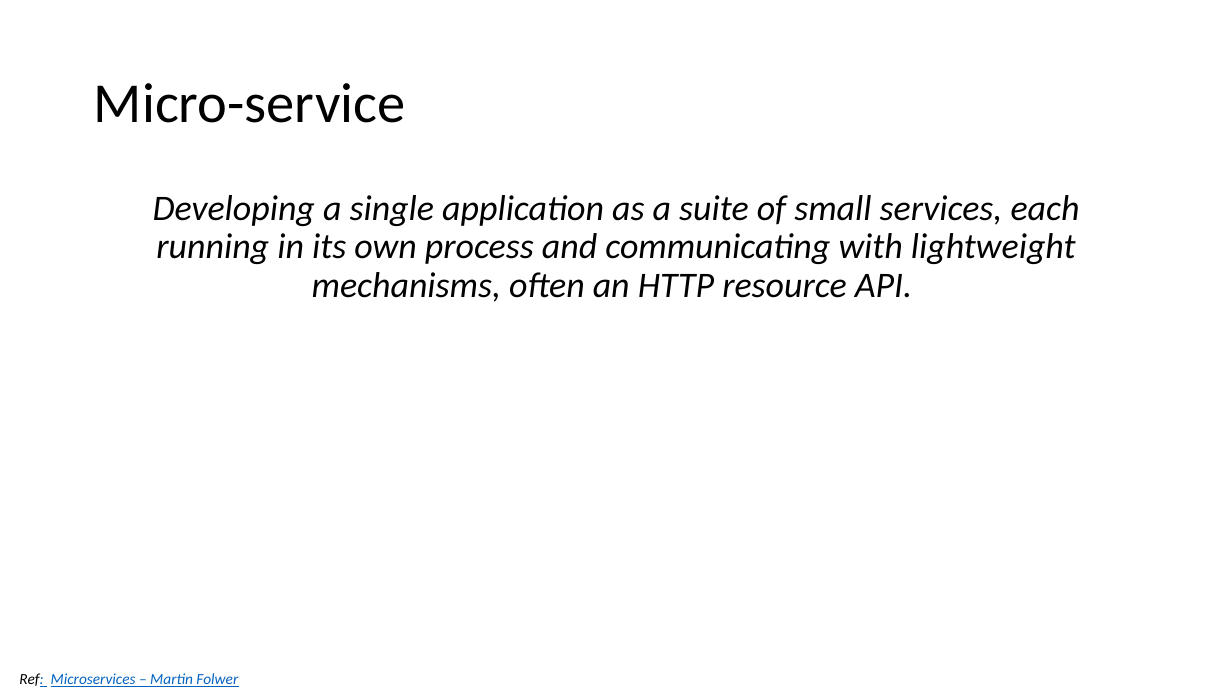
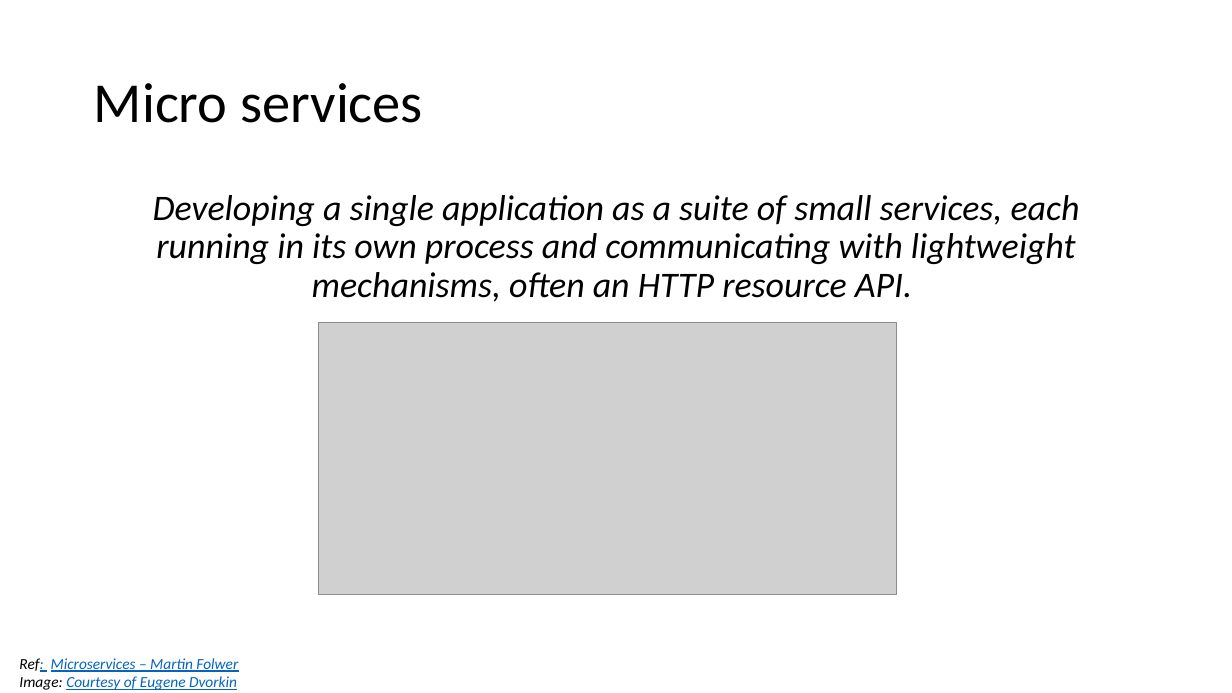
Before and after one commit to batchu/spring-boot-ujug, a slide deck: slide 11 of Spring Boot.pptx (slide 12 before the commit). Drawn at 1232x693 pixels with LibreOffice and Linux fonts; fonts in the diff are those of the drawing; grey boxes stand for pictures. Boxes give left, top, right and bottom in pixels: in the first picture for what was removed or moved away, otherwise in the second. Text is boxed around its words. In the diff, an @@ line names an element or a change of style, - is before the commit and + after.

Commit message:
Working on Microservices

```diff
--- a/Spring Boot.pptx
+++ b/Spring Boot.pptx
@@ title at (94, 83, 423, 123): text changed @@
-Micro-service
+Micro services
@@ picture added at (319, 323, 897, 594) @@
@@ text "Ref: Microservices – Martin Folwer": place and size @@
-text "Ref: Microservices – Martin Folwer" at (19, 673, 238, 687)
+text "Ref: Microservices – Martin Folwer" at (19, 658, 238, 690)
@@ text at (19, 676, 237, 690): paragraph added @@
+Image: Courtesy of Eugene Dvorkin
```
Also in this commit, not shown: 1 other slide changed, 1 slide added, 1 other file.
